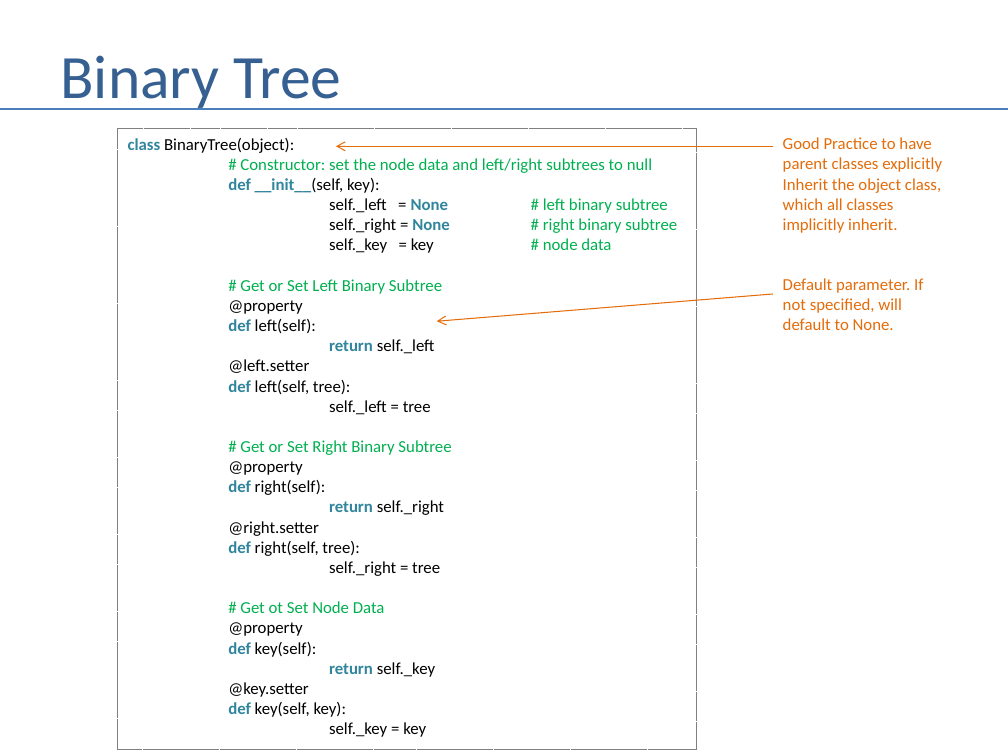
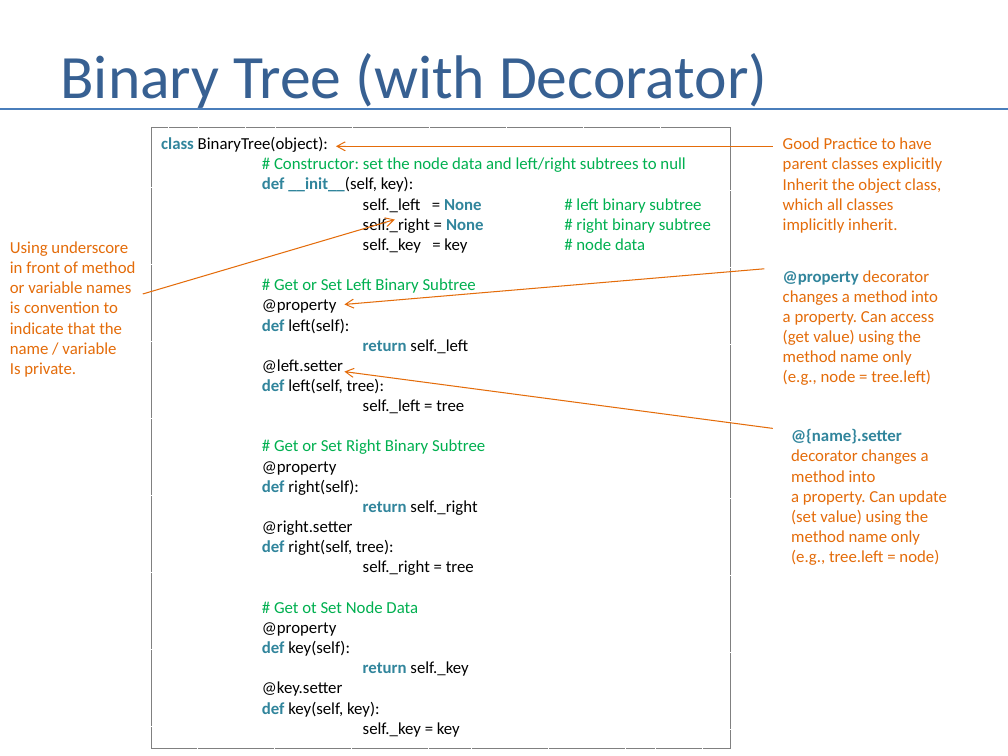
Before and after one commit to andrewferlitsch/Portland-Data-Science-Group, a slide deck: slide 42 of Presentations/Whiteboarding.pptx (slide 43 before the commit). Drawn at 1008x756 pixels with LibreOffice and Linux fonts; fonts in the diff are those of the drawing. Boxes give left, top, right and bottom in pixels: in the first picture for what was removed or moved away, otherwise in the second. Text is boxed around its words. In the diff, an @@ line names an element or a change of style, - is before the commit and + after.

Commit message:
update binary tree

```diff
--- a/Presentations/Whiteboarding.pptx
+++ b/Presentations/Whiteboarding.pptx
@@ title at (60, 53, 767, 110): text changed @@
-Binary Tree
+Binary Tree (with Decorator)
@@ rectangle "class BinaryTree(object): # Constructor: set ...": place and size @@
-rectangle "class BinaryTree(object): # Constructor: set ..." at (118, 128, 698, 749)
+rectangle "class BinaryTree(object): # Constructor: set ..." at (151, 128, 731, 749)
@@ arrow added from (143, 294) to (395, 220), #E46C0A 0.75 pt @@
@@ text added at (10, 241, 136, 377), 12 pt, text #E46C0A @@
+Using underscore
+in front of method
+or variable names is convention to indicate that the
+name / variable
+Is private.
@@ arrow moved from (773, 294) - (436, 322) to (764, 269) - (345, 304) @@
@@ text at (783, 270, 938, 385): text changed @@
-Default parameter. If not specified, will default to None.
+@property decorator changes a method into
+a property. Can access (get value) using the method name only (e.g., node = tree.left)
@@ arrow added from (773, 428) to (345, 372), #E46C0A 0.75 pt @@
@@ text added at (791, 429, 947, 565), 12 pt, text #E46C0A @@
+@{name}.setter decorator changes a method into
+a property. Can update (set value) using the method name only (e.g., tree.left = node)
```
Also in this commit, not shown: 2 other slides changed, 2 slides added, 1 slide removed.
